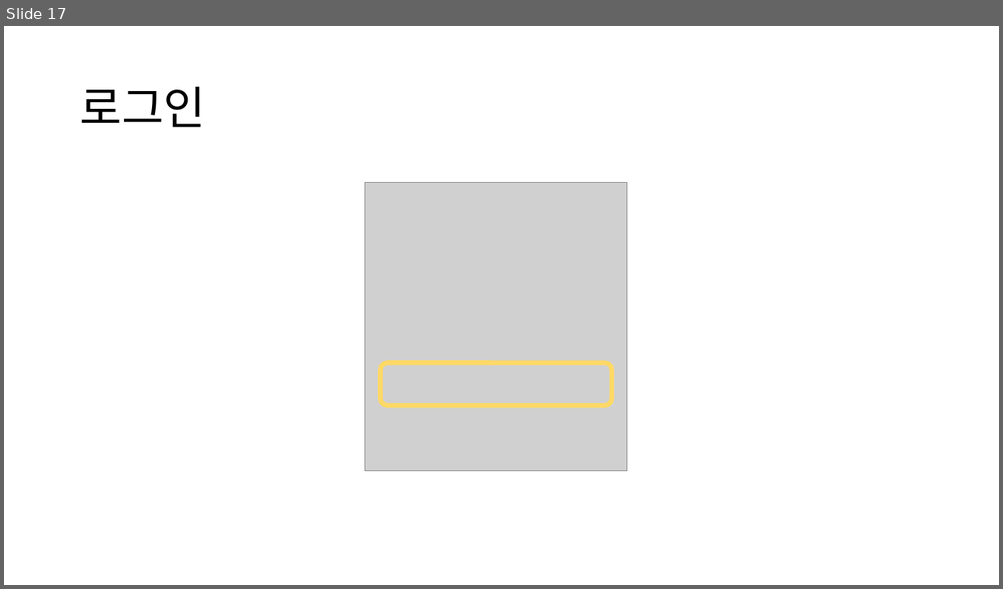
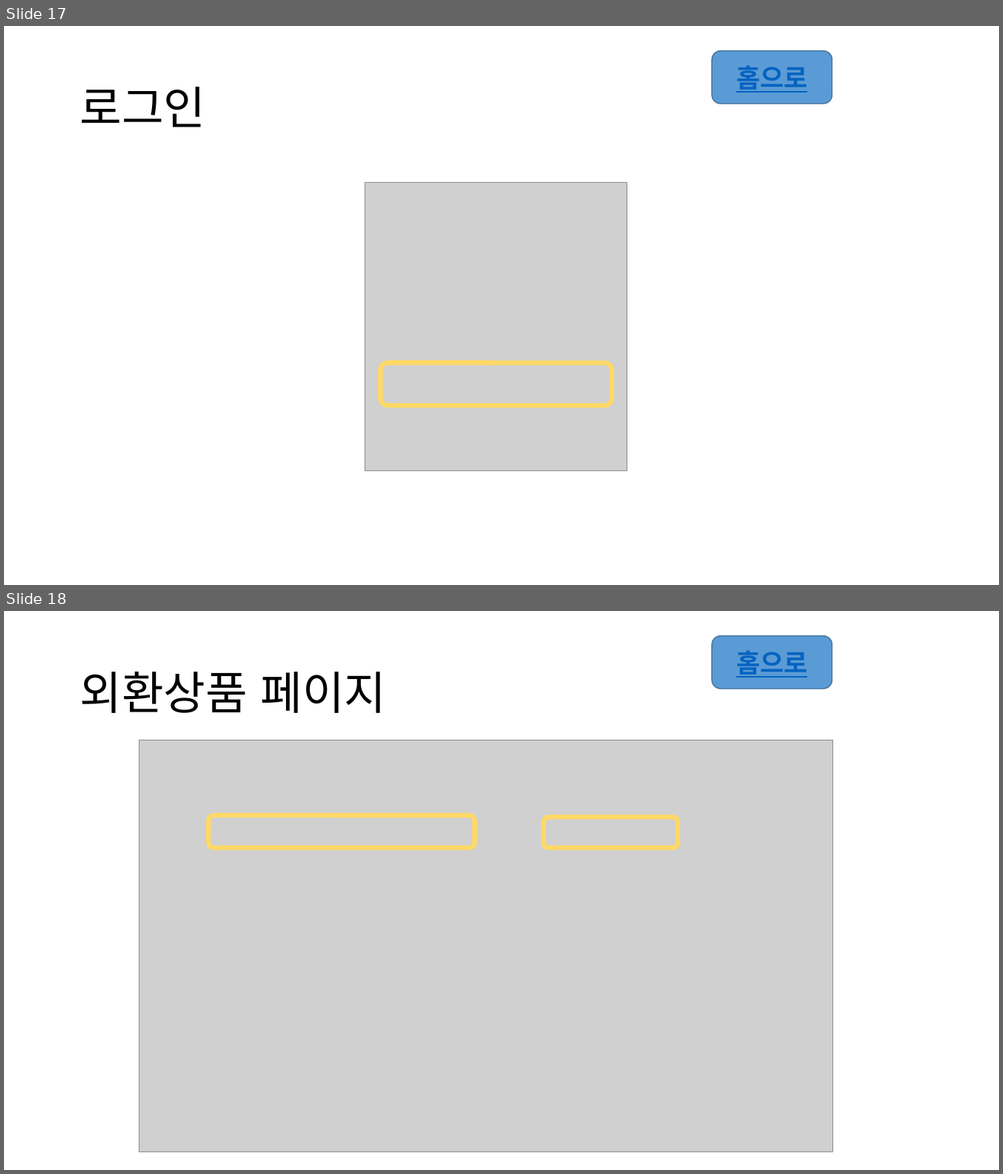
Before and after one commit to songjung-good/pjt_banksnap, a slide deck: doc/구조/웹페이지구조.pptx. Shown one above the other, each under a label of ours: slide 17 before the commit, slides 17 and 18 after it. The pictures are 1003x589 and 1003x1174 pixels, drawn with LibreOffice and Linux fonts; fonts in the diff are those of the drawing; grey boxes stand for pictures. Boxes give left, top, right and bottom in pixels: in the first picture for what was removed or moved away, otherwise in the second. Text is boxed around its words. In the diff, an @@ line names an element or a change of style, - is before the commit and + after.

```diff
--- a/doc/구조/웹페이지구조.pptx
+++ b/doc/구조/웹페이지구조.pptx
@@ slide 18 added at (4, 611, 999, 1170), background #FFFFFF @@
@@ rounded rectangle added at (712, 635, 832, 689), fill #5B9BD5, outline #43739E 1 pt, 25 pt, text #0563C1, bold, underline @@
+홈으로
@@ title added at (79, 672, 386, 713), 44 pt, text #000000 @@
+외환상품 페이지
@@ picture added at (139, 740, 832, 1152) @@
@@ rounded rectangle added at (208, 815, 475, 849), outline #FFD966 4.5 pt @@
@@ rounded rectangle added at (543, 817, 677, 848), outline #FFD966 4.5 pt @@
@@ slide 17 changed as well @@
@@ rounded rectangle added at (712, 50, 832, 104), fill #5B9BD5, outline #43739E 1 pt, 25 pt, text #0563C1, bold, underline @@
+홈으로
```
Also in this commit, not shown: 16 other slides changed, 7 other files.
